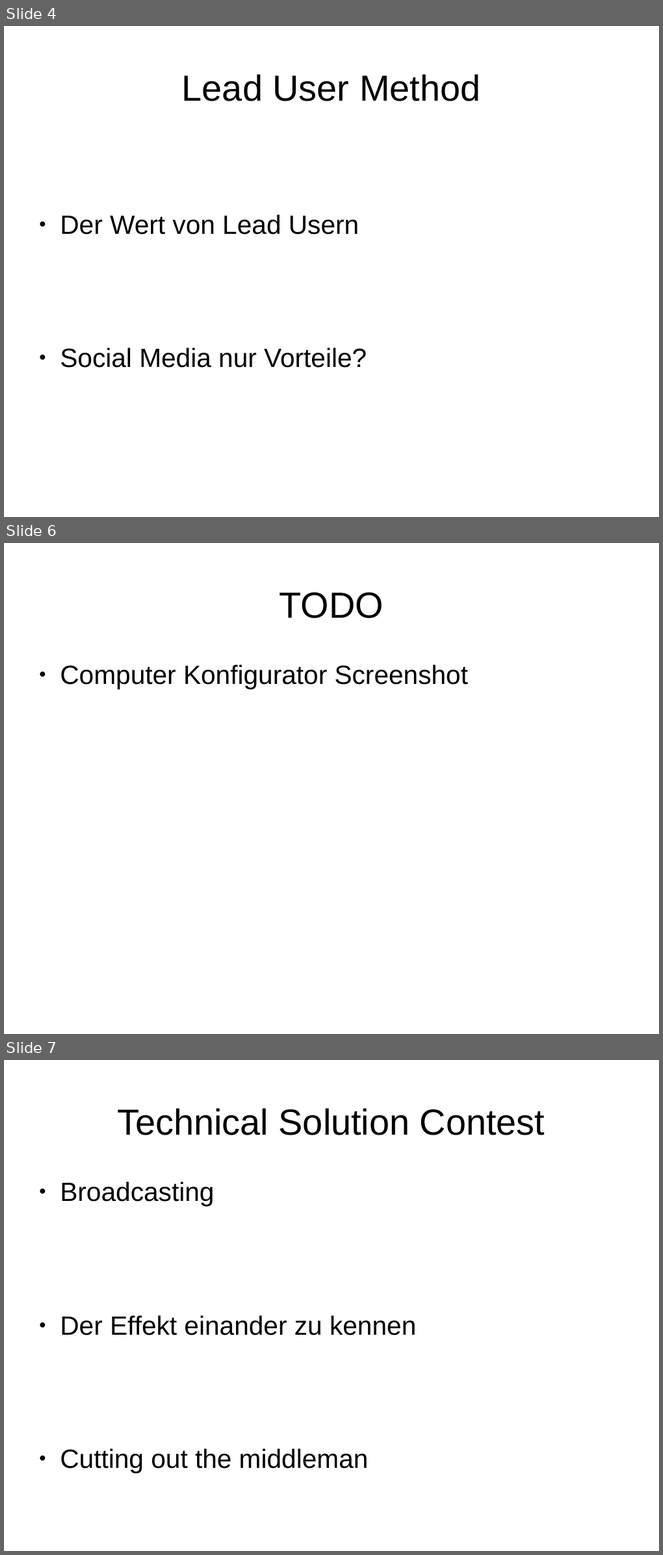
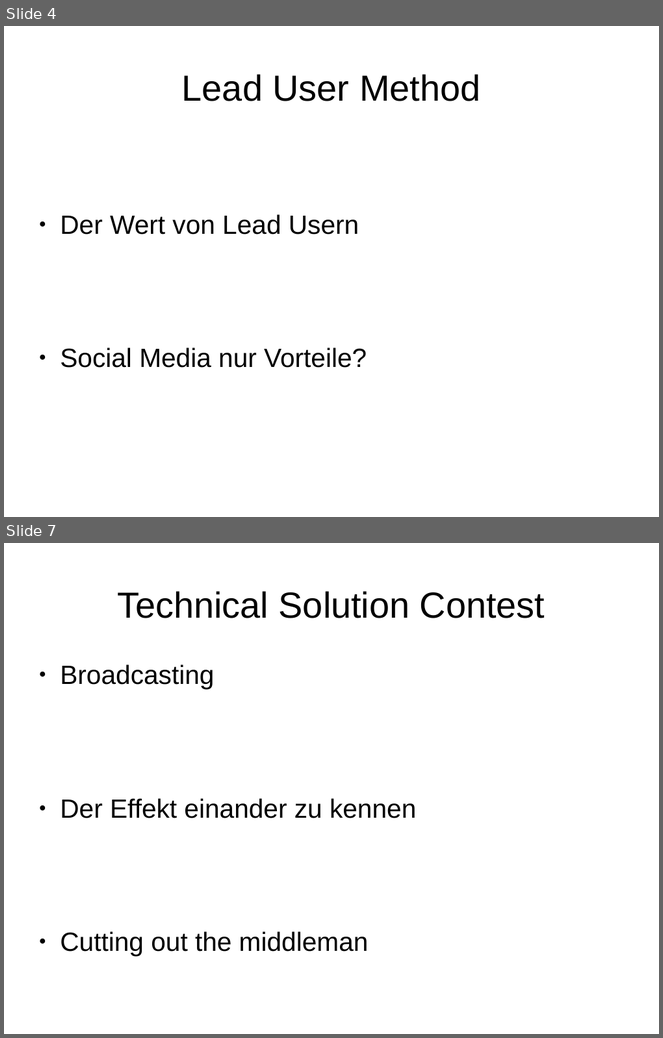
Before and after one commit to Anton1718/IMM_SocialMediaInADevelopmentProcess4711, a slide deck: Folien-Co-Creation.odp. Shown one above the other, each under a label of ours: slides 4, 6 and 7 before the commit, slides 4 and 7 after it; the slides between them are not shown. The pictures are 663x1555 and 663x1038 pixels, drawn with LibreOffice and Linux fonts; fonts in the diff are those of the drawing. Boxes give left, top, right and bottom in pixels: in the first picture for what was removed or moved away, otherwise in the second. Text is boxed around its words. In the diff, an @@ line names an element or a change of style, - is before the commit and + after.

```diff
--- a/Folien-Co-Creation.odp
+++ b/Folien-Co-Creation.odp
@@ slide 6 removed at [4,543,659,1034], background #FFFFFF @@
@@ title removed at [280,592,384,618] @@
-TODO
@@ text removed at [60,665,469,689] @@
-● Computer Konfigurator Screenshot
```
Also in this commit, not shown: 1 slide changed, 9 slides added, 1 other file.
